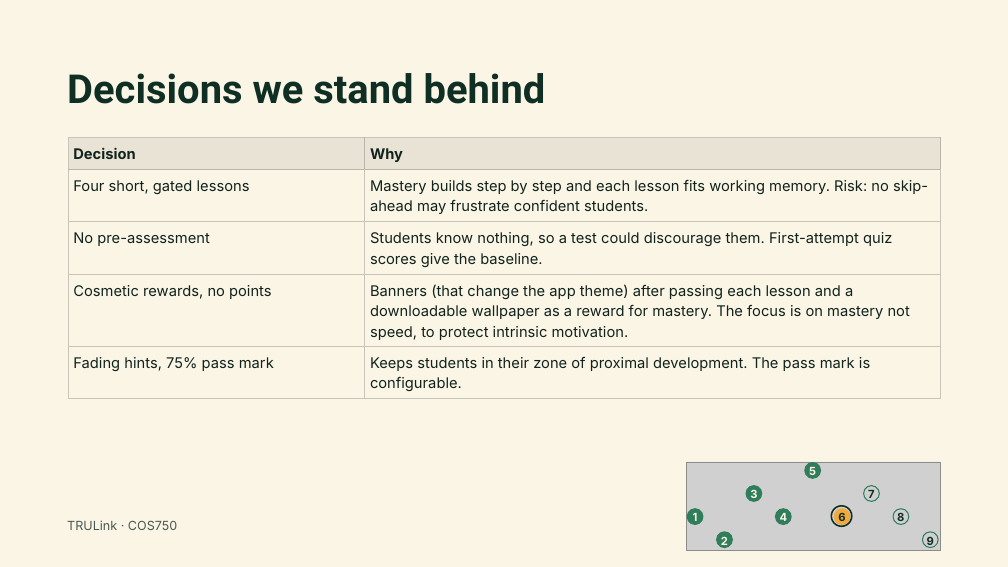
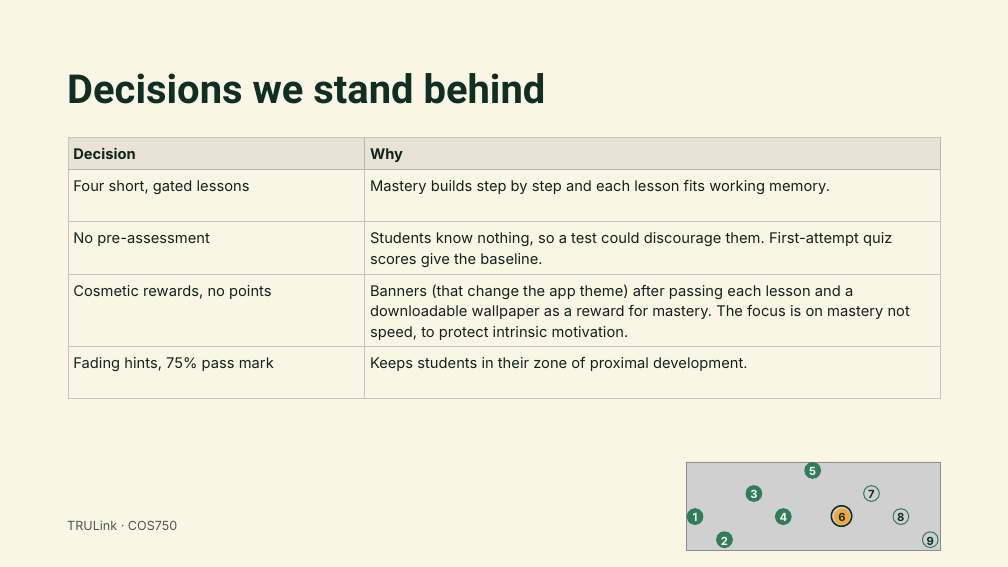
Before and after one commit to kvnxmars/cos212-bst-tutor, a slide deck: slide 6 of docs/presentation/Binary Search Trees – COS212 App Presentation.pptx. Drawn at 1008x567 pixels with LibreOffice and Linux fonts; fonts in the diff are those of the drawing; grey boxes stand for pictures. Boxes give left, top, right and bottom in pixels: in the first picture for what was removed or moved away, otherwise in the second. Text is boxed around its words. In the diff, an @@ line names an element or a change of style, - is before the commit and + after.

```diff
--- a/docs/presentation/Binary Search Trees – COS212 App Presentation.pptx
+++ b/docs/presentation/Binary Search Trees – COS212 App Presentation.pptx
@@ table at (x1=68, y1=138, x2=941, y2=399) @@
-row 2, column 2: Mastery builds step by step and each lesson fits working memory. Risk: no skip-ahead may frustrate confident students.
+row 2, column 2: Mastery builds step by step and each lesson fits working memory.
-row 5, column 2: Keeps students in their zone of proximal development. The pass mark is configurable.
+row 5, column 2: Keeps students in their zone of proximal development.
```
Also in this commit, not shown: 2 other slides changed.
